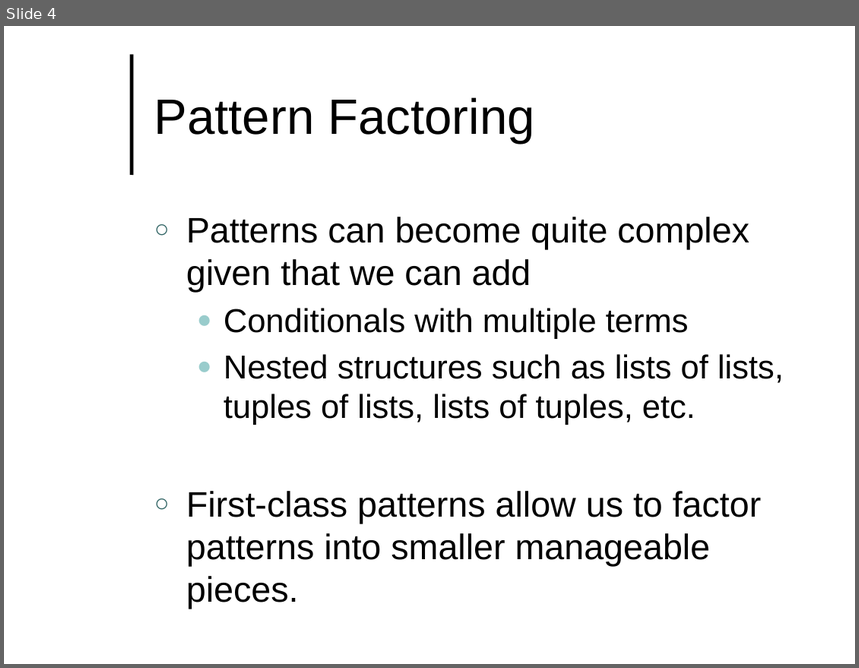
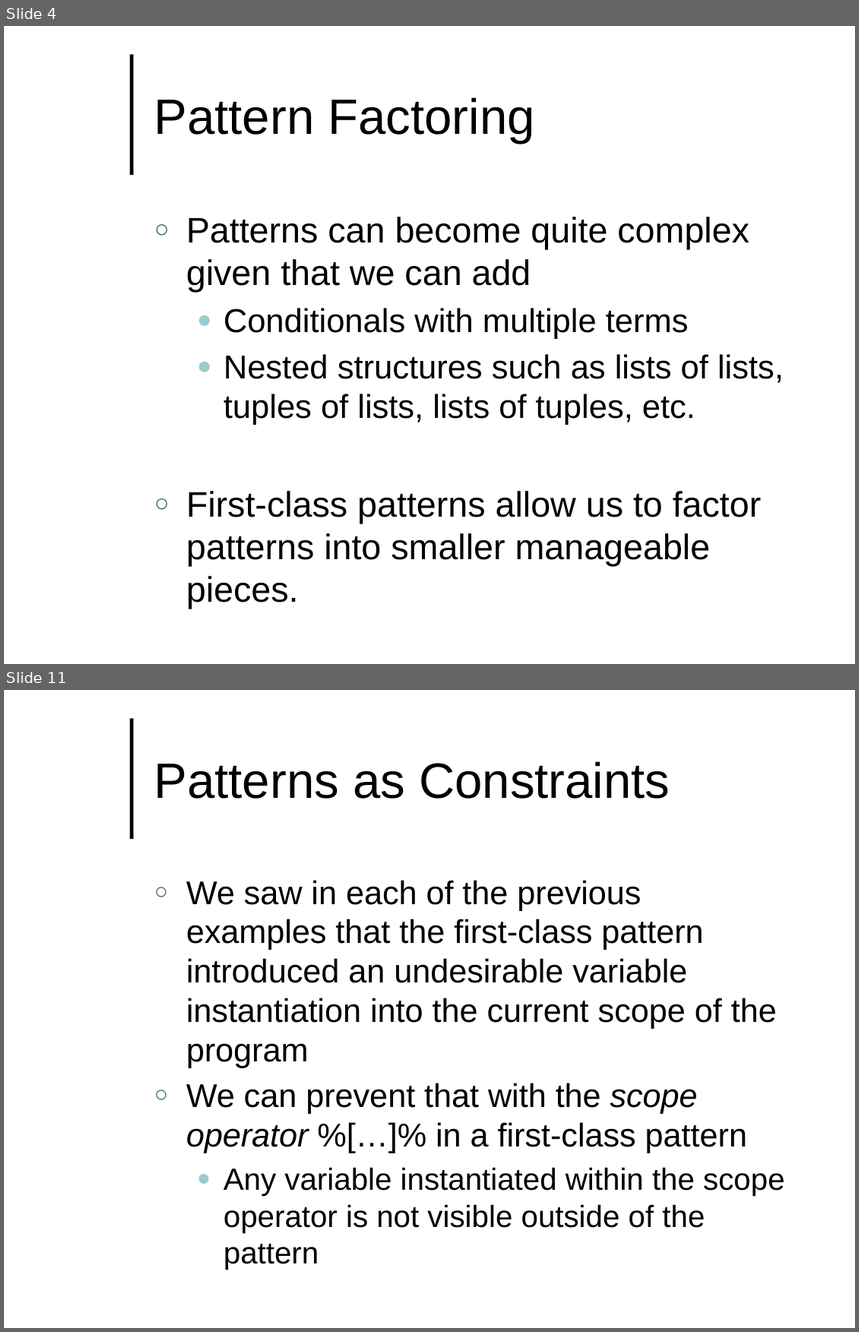
Before and after one commit to lutzhamel/CSC493, a slide deck: notes/csc493-ln015.pptx. Shown one above the other, each under a label of ours: slide 4 before the commit, slides 4 and 11 after it; the slides between them are not shown. The pictures are 859x668 and 859x1332 pixels, drawn with LibreOffice and Linux fonts; fonts in the diff are those of the drawing; background and template pictures are left out. Boxes give left, top, right and bottom in pixels: in the first picture for what was removed or moved away, otherwise in the second. Text is boxed around its words. In the diff, an @@ line names an element or a change of style, - is before the commit and + after.

```diff
--- a/notes/csc493-ln015.pptx
+++ b/notes/csc493-ln015.pptx
@@ slide 11 added at [4,690,855,1328], background #FFFFFF; not listed: 1 template element that a slide beside it also shows @@
@@ title added at [154,761,670,799], 42 pt, text #000000 @@
+Patterns as Constraints
@@ text added at [186,880,785,1233], 27.8 pt, text #000000 @@
+○ We saw in each of the previous examples that the first-class pattern introduced an undesirable variable instantiation into the current scope of the program
+○ We can prevent that with the scope operator %[…]% in a first-class pattern
+  ● Any variable instantiated within the scope operator is not visible outside of the pattern
```
Also in this commit, not shown: 2 slides changed, 10 other slides added, 7 other files.
